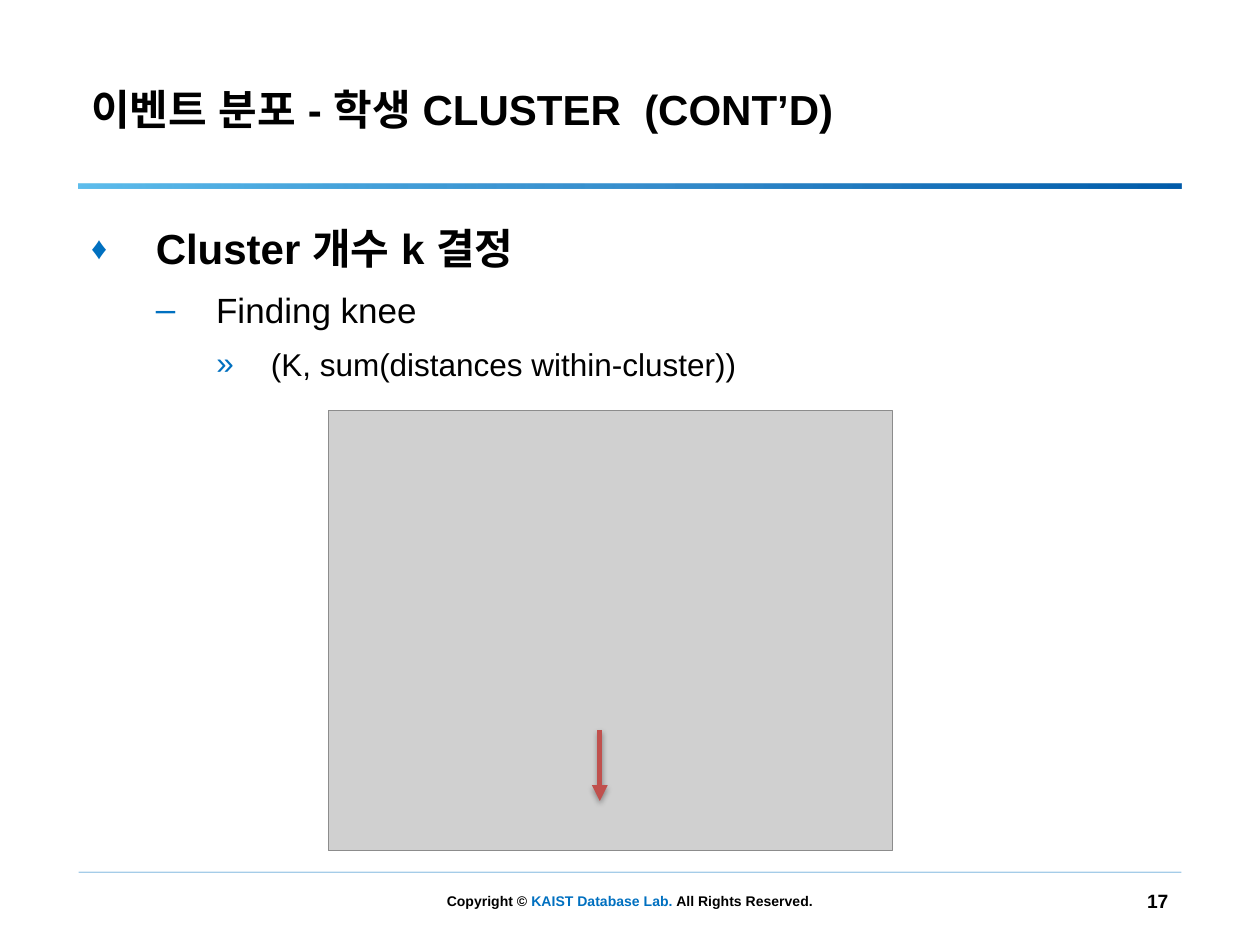
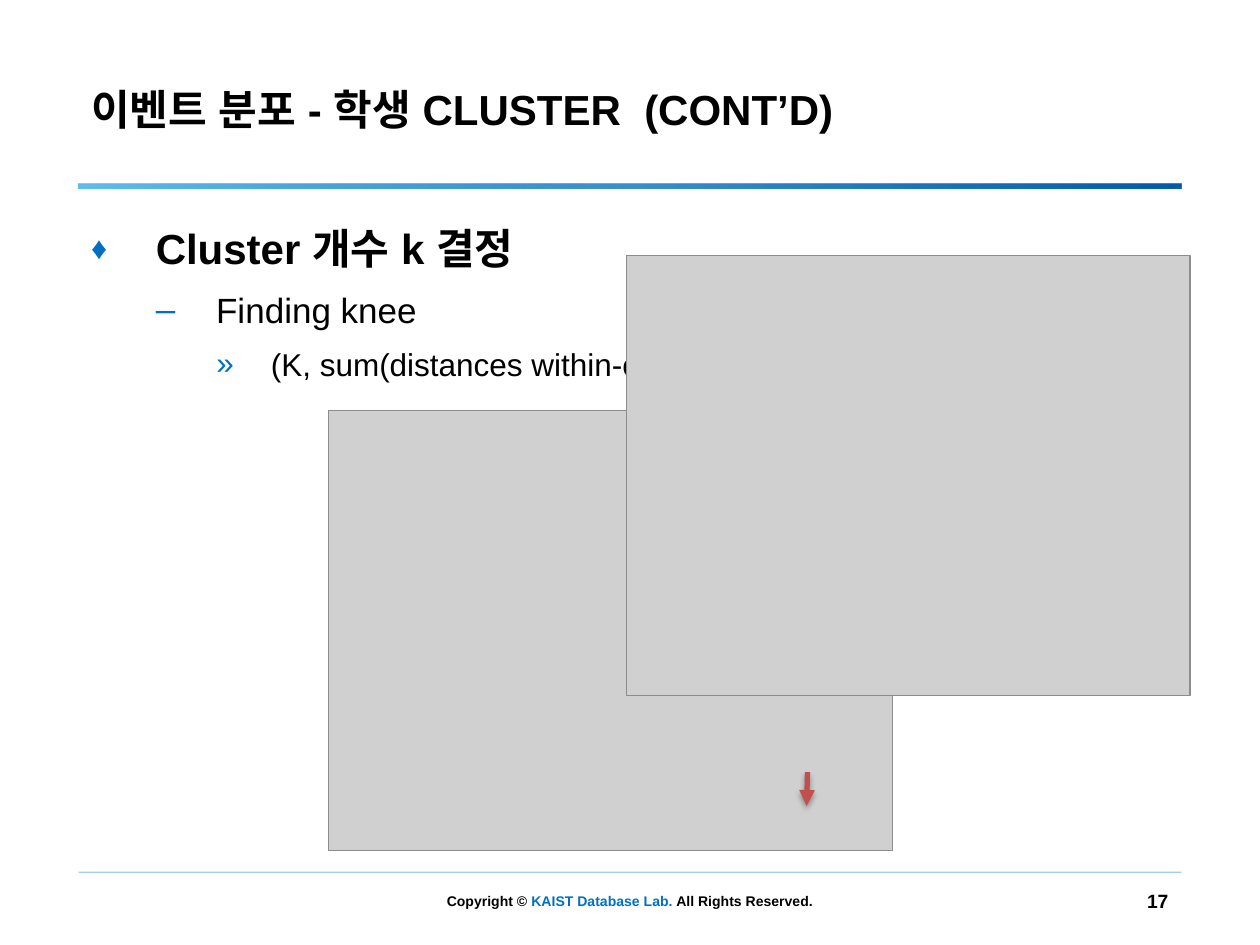
Before and after one commit to simdj/entry_log_analysis, a slide deck: slide 17 of 160322 로그분석.pptx. Drawn at 1260x945 pixels with LibreOffice and Linux fonts; fonts in the diff are those of the drawing; grey boxes stand for pictures; background and template pictures are left out. Boxes give left, top, right and bottom in pixels: in the first picture for what was removed or moved away, otherwise in the second. Text is boxed around its words. In the diff, an @@ line names an element or a change of style, - is before the commit and + after.

Commit message:
good/bad user list in 406/410 && log analysis result wrapup.ppt

```diff
--- a/160322 로그분석.pptx
+++ b/160322 로그분석.pptx
@@ picture added at (626,256,1189,696) @@
@@ arrow moved from (600, 730) - (600, 801) to (808, 772) - (806, 806) @@
```
Also in this commit, not shown: 13 other files.
